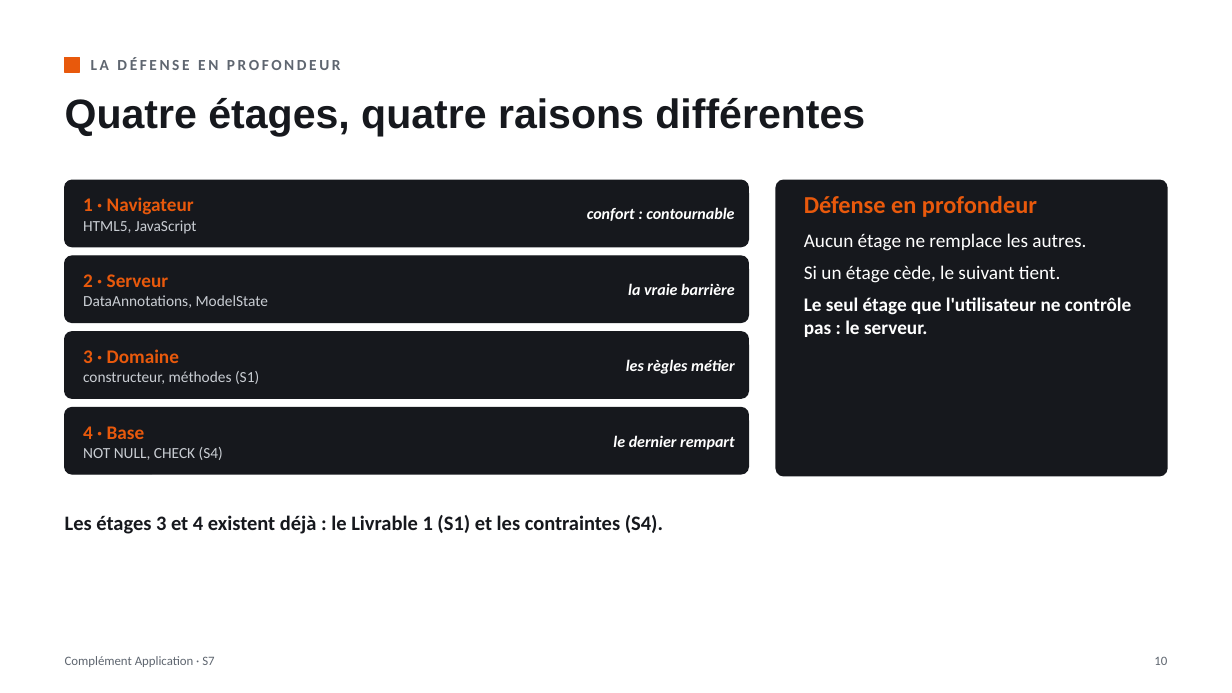
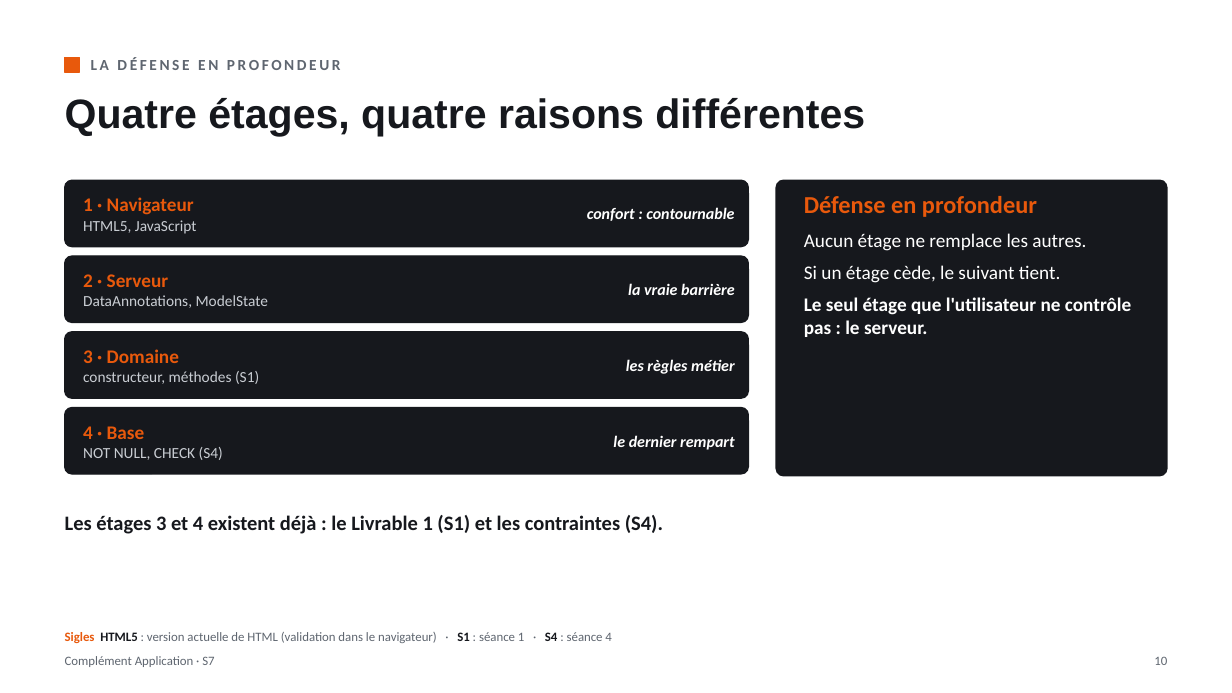
Before and after one commit to lle-condorcet/condorcet-2027, a slide deck: slide 10 of slides/LLE_CA_S07_Formulaires_et_validation.pptx. Drawn at 1232x693 pixels with LibreOffice and Linux fonts; fonts in the diff are those of the drawing. Boxes give left, top, right and bottom in pixels: in the first picture for what was removed or moved away, otherwise in the second. Text is boxed around its words. In the diff, an @@ line names an element or a change of style, - is before the commit and + after.

```diff
--- a/slides/LLE_CA_S07_Formulaires_et_validation.pptx
+++ b/slides/LLE_CA_S07_Formulaires_et_validation.pptx
@@ text added at <box>65,632,611,643</box>, 10 pt, text #5F6670 @@
+Sigles HTML5 : version actuelle de HTML (validation dans le navigateur) · S1 : séance 1 · S4 : séance 4
```
Also in this commit, not shown: 20 other slides changed, 1 other file.
